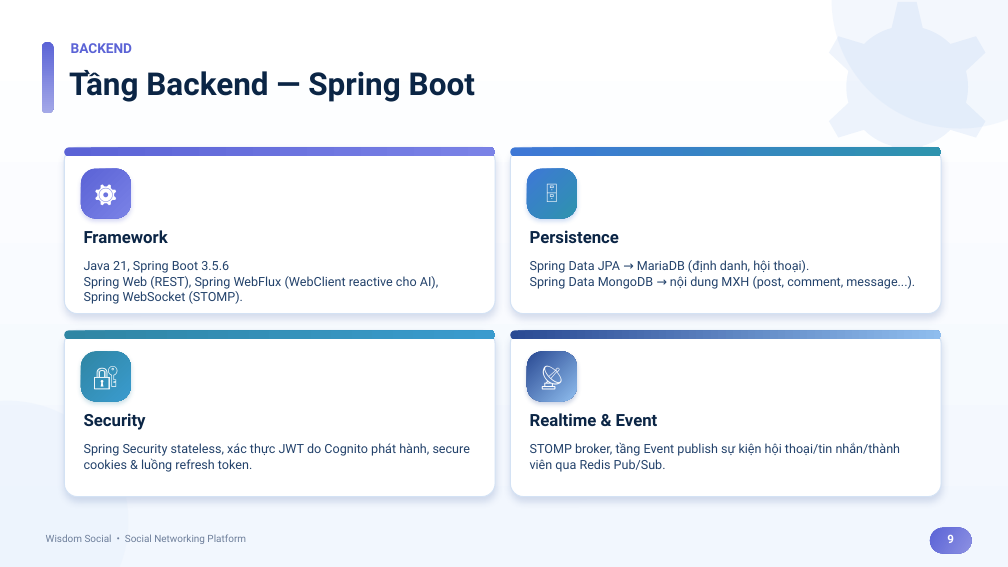
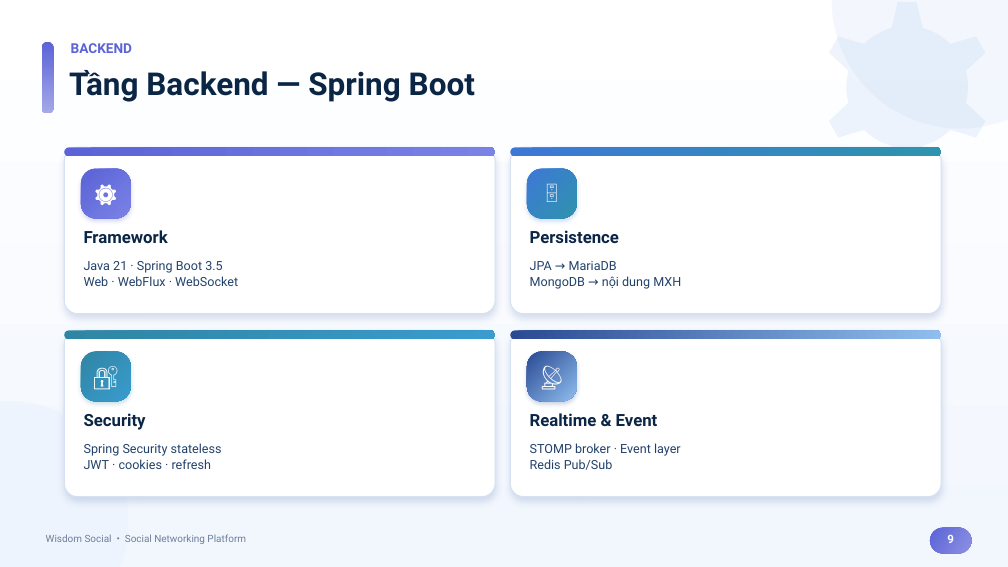
Before and after one commit to HuuThai2910/wisdom-social, a slide deck: slide 9 of Wisdom_Social_Presentation.pptx. Drawn at 1008x567 pixels with LibreOffice and Linux fonts; fonts in the diff are those of the drawing. Boxes give left, top, right and bottom in pixels: in the first picture for what was removed or moved away, otherwise in the second. Text is boxed around its words. In the diff, an @@ line names an element or a change of style, - is before the commit and + after.

```diff
--- a/Wisdom_Social_Presentation.pptx
+++ b/Wisdom_Social_Presentation.pptx
@@ text at (84,261,238,286): text changed @@
-Java 21, Spring Boot 3.5.6
-Spring Web (REST), Spring WebFlux (WebClient reactive cho AI), Spring WebSocket (STOMP).
+Java 21 · Spring Boot 3.5
+Web · WebFlux · WebSocket
@@ text at (530,261,681,289): text changed @@
-Spring Data JPA → MariaDB (định danh, hội thoại).
-Spring Data MongoDB → nội dung MXH (post, comment, message...).
+JPA → MariaDB
+MongoDB → nội dung MXH
@@ text at (84,443,222,469): text changed @@
-Spring Security stateless, xác thực JWT do Cognito phát hành, secure cookies & luồng refresh token.
+Spring Security stateless
+JWT · cookies · refresh
@@ text at (530,443,681,470): text changed @@
-STOMP broker, tầng Event publish sự kiện hội thoại/tin nhắn/thành viên qua Redis Pub/Sub.
+STOMP broker · Event layer
+Redis Pub/Sub
```
Also in this commit, not shown: 21 other slides changed, 1 other file.
